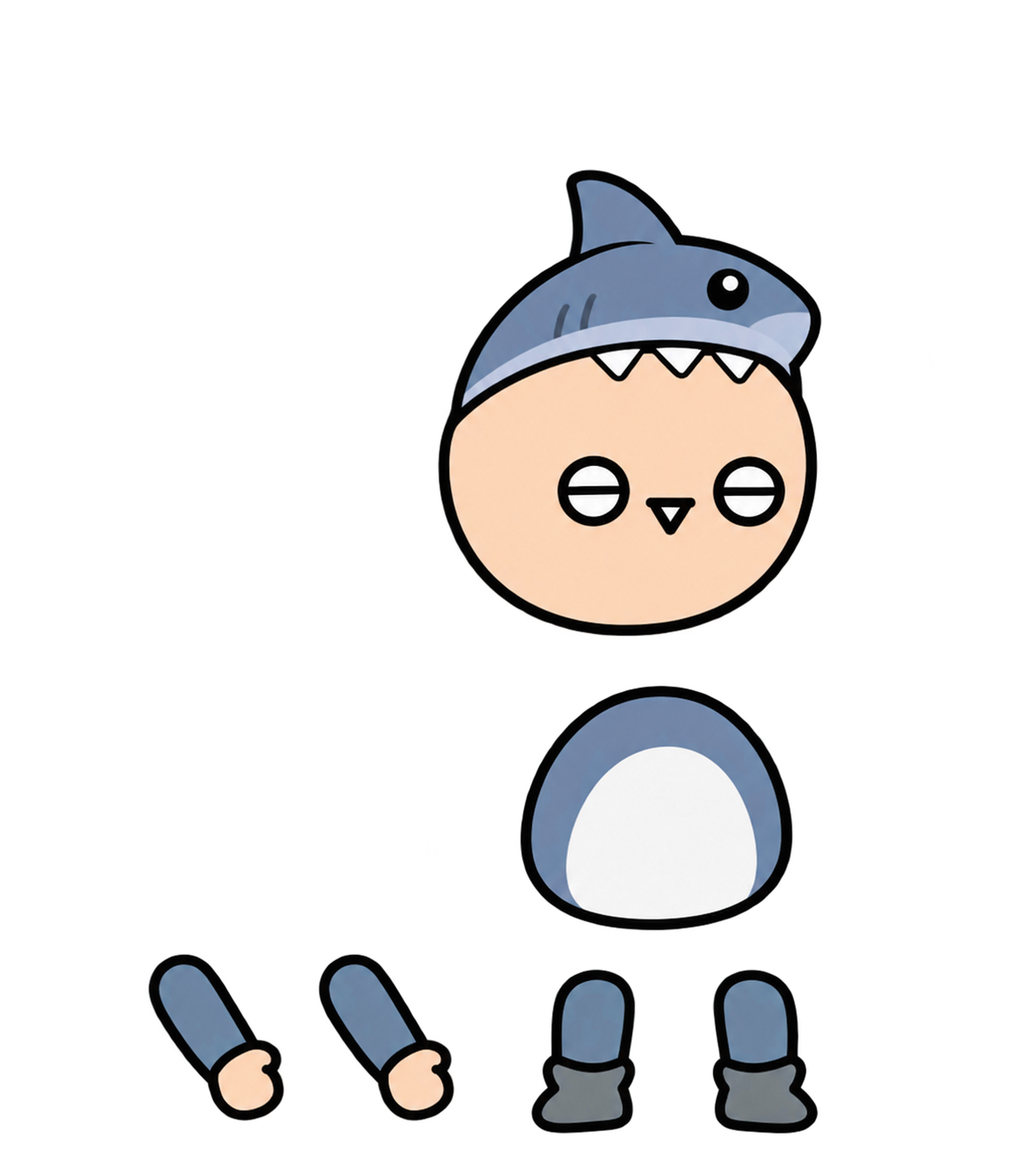
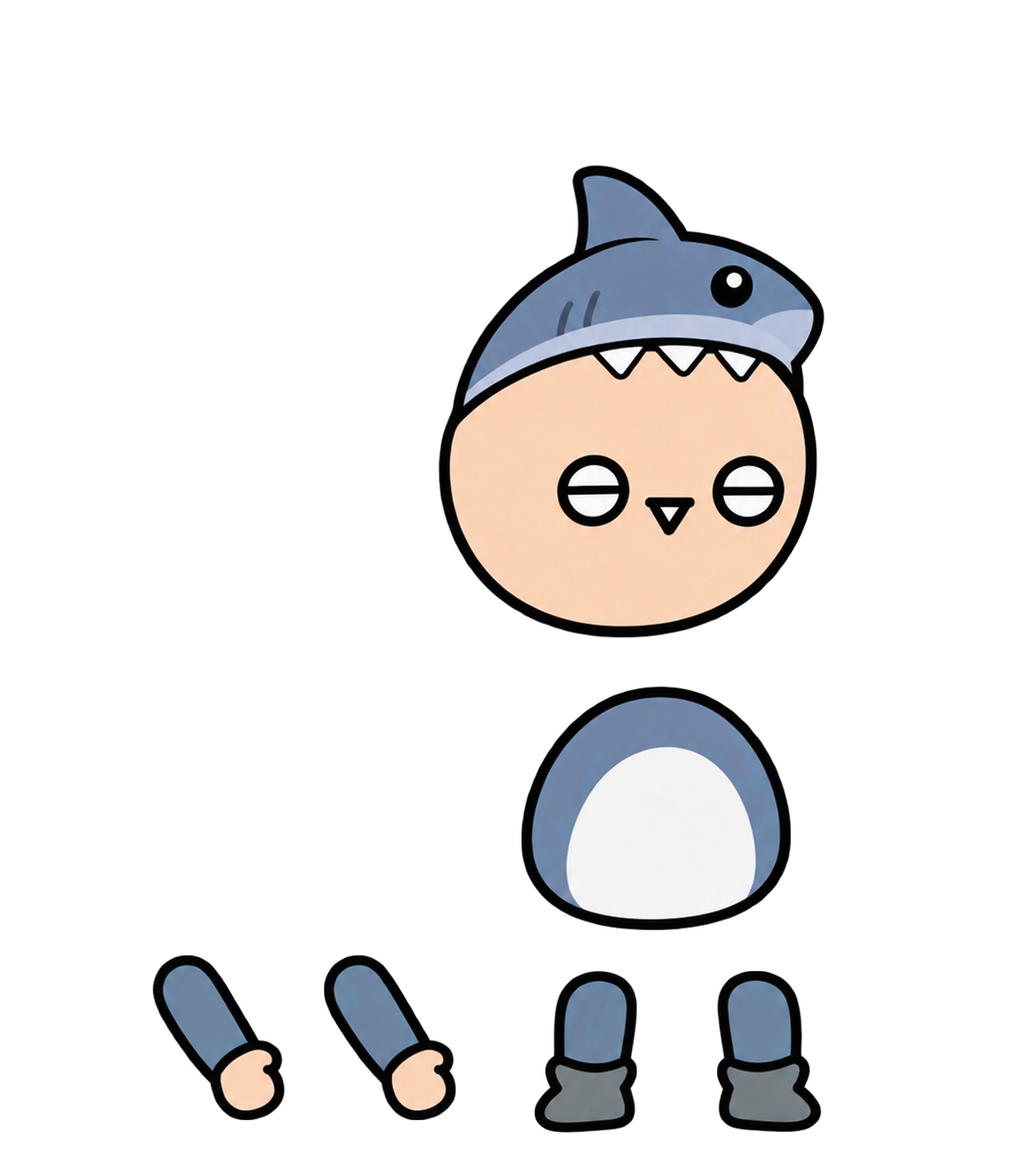
Layer changes from the first 1036×1174 image to the second:
painted on "머리" over box(435, 163, 826, 641)
painted on "몸통" over box(519, 684, 795, 933)
painted on "팔1" over box(145, 953, 286, 1122)
painted on "팔2" over box(316, 953, 457, 1123)
painted on "다리1" over box(530, 968, 637, 1136)
painted on "다리2" over box(711, 968, 821, 1136)
